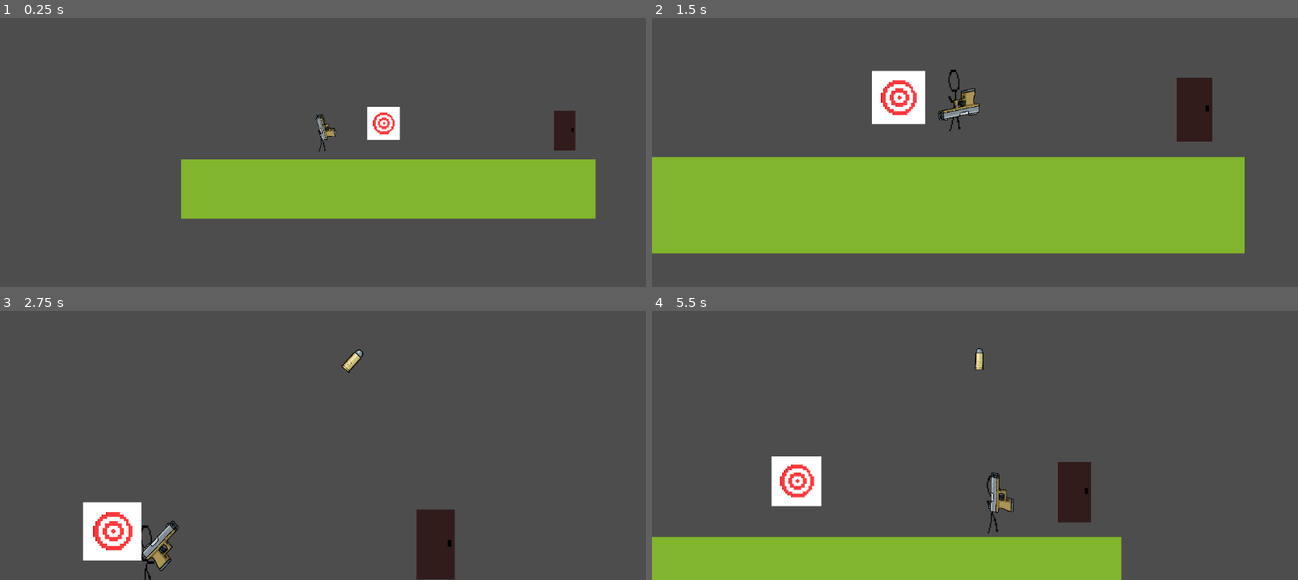
Above: before the commit, frames 1-4 (two rows, left to right).
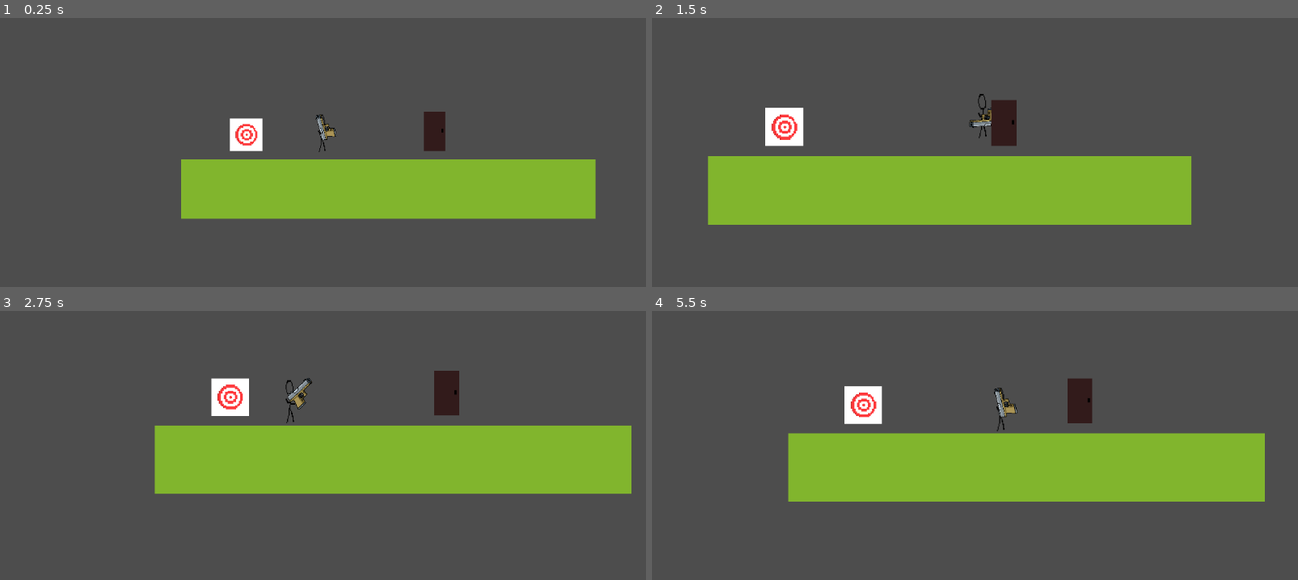
Above: after the commit, the same moments.

Repository: Panda248/Emu-War
Game: Godot game, scene res://scenes/Level.tscn
The game is run twice, just before and just after one commit, with the same random seed, the same clock (stepped at 60 frames per second) and the same inputs.
Inputs (mouse positions are in pixels of both pictures, inside the frame that each line leads up to):
- Up to frame 1 (0.25 s): no input
- Up to frame 2 (1.5 s): tap Enter (ui_accept) at 0.5 s; move the mouse to (1117, 87) at 0.52 s; hold D (move_right) from 0.53 s (still down); click (1117, 87) at 0.6 s; tap W (jump) at 0.77 s; move the mouse to (845, 122) at 1.27 s; click (845, 122) at 1.35 s
- Up to frame 3 (2.75 s): tap W (jump) at 1.52 s; move the mouse to (387, 319) at 2.02 s; release D (move_right) at 2.03 s; hold A (move_left) from 2.03 s (still down); click (387, 319) at 2.1 s
- Up to frame 4 (5.5 s): move the mouse to (942, 472) at 2.77 s; release A (move_left) at 2.78 s; hold D (move_right) 2.78-4.28 s; click (942, 472) at 2.85 s; tap W (jump) at 3.02, 3.77, 4.52 s; move the mouse to (1168, 453) at 3.52 s; click (1168, 453) at 3.6 s; move the mouse to (781, 343) at 4.27 s; hold A (move_left) 4.28-5.03 s; click (781, 343) at 4.35 s; move the mouse to (1007, 399) at 5.02 s; hold D (move_right) from 5.03 s (still down); click (1007, 399) at 5.1 s

The runs differ from the first frame. In frame 1, 2.3% of the frame differs, in the area x 35-90%, y 33-50%; in frame 2, 20%; in frame 3, 25%; in frame 4, 34%, in the area x 0-95%, y 13-100%.

Commit message:
targ

Diff:
--- a/Bullet.gd
+++ b/Bullet.gd
@@ -17,7 +17,10 @@
 		angleTo = clamp(angleTo, global_rotation - maxRotation, global_rotation + maxRotation)
 		set_global_rotation(angleTo)
 	velocity = Vector2.RIGHT.rotated(rotation)*MOVE_SPEED
-	move_and_slide()
+
+	if move_and_slide():
+		get_parent().changeToPlayer()
+
 
 func _process(delta):
 	pass
--- a/Gun.tscn
+++ b/Gun.tscn
@@ -13,4 +13,4 @@
 texture = ExtResource("2_a80c6")
 
 [node name="Point" type="Marker2D" parent="."]
-position = Vector2(196.667, -73.3333)
+position = Vector2(296.667, -73.3333)
--- a/LinkedDoor.gd
+++ b/LinkedDoor.gd
@@ -12,7 +12,12 @@
 
 
 func _on_target_body_entered(body):
-	$Door.visible = false
+	if body != $Target/StaticBody:
+		$Door.visible = false
+		$Door/CollisionShape2D.disabled = true
 
 func _on_target_body_exited(body):
-	$Door.visible = true
+	if body != $Target/StaticBody:
+		pass
+		#$Door.visible = true
+		#$Door/CollisionShape2D.disabled = false
--- a/LinkedDoor.tscn
+++ b/LinkedDoor.tscn
@@ -1,11 +1,14 @@
-[gd_scene load_steps=6 format=3 uid="uid://b8d1wkfnelr10"]
+[gd_scene load_steps=7 format=3 uid="uid://b8d1wkfnelr10"]
 
 [ext_resource type="Script" path="res://LinkedDoor.gd" id="1_oxaor"]
 [ext_resource type="Texture2D" uid="uid://ectf4i5twk5f" path="res://istockphoto-1370315503-612x612.jpg" id="2_6u7gc"]
 [ext_resource type="Texture2D" uid="uid://nikovfgs4vwp" path="res://New Piskel (1).png" id="3_6abc5"]
 
+[sub_resource type="CircleShape2D" id="CircleShape2D_kn1uj"]
+radius = 47.0106
+
 [sub_resource type="CircleShape2D" id="CircleShape2D_2bxe7"]
-radius = 35.0571
+radius = 62.8172
 
 [sub_resource type="RectangleShape2D" id="RectangleShape2D_iq7li"]
 size = Vector2(63, 117)
@@ -13,15 +16,23 @@
 [node name="LinkedDoor" type="Node2D"]
 script = ExtResource("1_oxaor")
 
-[node name="Target" type="Area2D" parent="."]
+[node name="Target" type="Sprite2D" parent="."]
 position = Vector2(-268, 0)
-metadata/_edit_group_ = true
-
-[node name="Sprite2D" type="Sprite2D" parent="Target"]
 scale = Vector2(0.158497, 0.158497)
 texture = ExtResource("2_6u7gc")
 
-[node name="CollisionShape2D" type="CollisionShape2D" parent="Target"]
+[node name="StaticBody" type="StaticBody2D" parent="Target"]
+position = Vector2(1690.89, 0)
+scale = Vector2(6.30928, 6.30928)
+
+[node name="CollisionShape2D" type="CollisionShape2D" parent="Target/StaticBody"]
+position = Vector2(-268, 1)
+shape = SubResource("CircleShape2D_kn1uj")
+
+[node name="Target" type="Area2D" parent="Target"]
+scale = Vector2(6.30928, 6.30928)
+
+[node name="CollisionShape2D" type="CollisionShape2D" parent="Target/Target"]
 shape = SubResource("CircleShape2D_2bxe7")
 
 [node name="Door" type="StaticBody2D" parent="."]
@@ -37,5 +48,5 @@
 position = Vector2(-0.5, 27.5)
 shape = SubResource("RectangleShape2D_iq7li")
 
-[connection signal="body_entered" from="Target" to="." method="_on_target_body_entered"]
-[connection signal="body_exited" from="Target" to="." method="_on_target_body_exited"]
+[connection signal="body_entered" from="Target/Target" to="." method="_on_target_body_entered"]
+[connection signal="body_exited" from="Target/Target" to="." method="_on_target_body_exited"]
--- a/Player.gd
+++ b/Player.gd
@@ -1,7 +1,7 @@
 extends CharacterBody2D
 class_name Player
 
-const SPEED = 300.0
+const SPEED = 500.0
 const JUMP_VELOCITY = -400.0
 
 # Get the gravity from the project settings to be synced with RigidBody nodes.
--- a/scenes/Level.tscn
+++ b/scenes/Level.tscn
@@ -204,3 +204,12 @@
 
 [node name="LinkedDoor" parent="." instance=ExtResource("6_8b6gs")]
 position = Vector2(446, 268)
+
+[node name="Target" parent="LinkedDoor" index="0"]
+position = Vector2(-676, 34)
+metadata/_edit_group_ = true
+
+[node name="Door" parent="LinkedDoor" index="1"]
+position = Vector2(-116, -3)
+
+[editable path="LinkedDoor"]
--- a/scripts/World.gd
+++ b/scripts/World.gd
@@ -22,20 +22,26 @@
 	$Camera2D.zoom = Vector2(zoom, zoom)
 	if Input.is_action_just_pressed("shoot"):
 		if currentForm == 0:
-			currentForm = 1
-			$Bullet.position = $Player/Gun/Point.global_position
-			player = $Bullet
-			$Bullet.visible = true
-			$Bullet/CollisionShape2D.disabled = false
-			$Bullet.collision_layer = 1
-			targetZoom = BULLETZOOM
+			changeToBullet()
 		else:
-			currentForm = 0
-			player = $Player
-			$Bullet.visible = false
-			$Bullet/CollisionShape2D.disabled = true
-			$Bullet.collision_layer = 0
-			targetZoom = PLAYERZOOM
+			changeToPlayer()
+
+func changeToBullet():
+	currentForm = 1
+	$Bullet.position = $Player/Gun/Point.global_position
+	player = $Bullet
+	$Bullet.visible = true
+	$Bullet/CollisionShape2D.disabled = false
+	$Bullet.collision_layer = 1
+	targetZoom = BULLETZOOM
+
+func changeToPlayer():
+	currentForm = 0
+	player = $Player
+	$Bullet.visible = false
+	$Bullet/CollisionShape2D.disabled = true
+	$Bullet.collision_layer = 0
+	targetZoom = PLAYERZOOM
 
 func slowZoom():
 	if abs(targetZoom - zoom) > 0.1:
